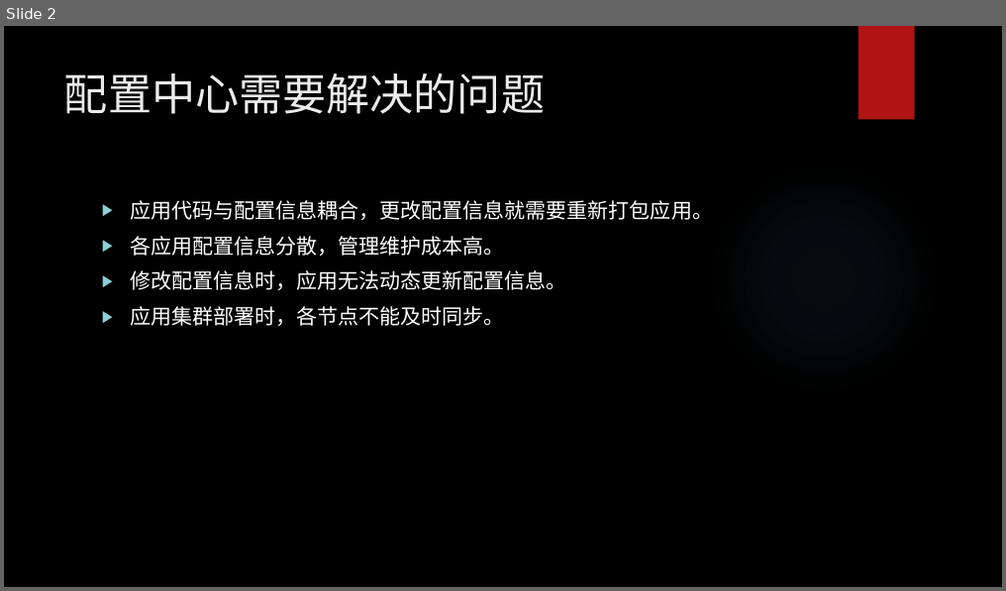
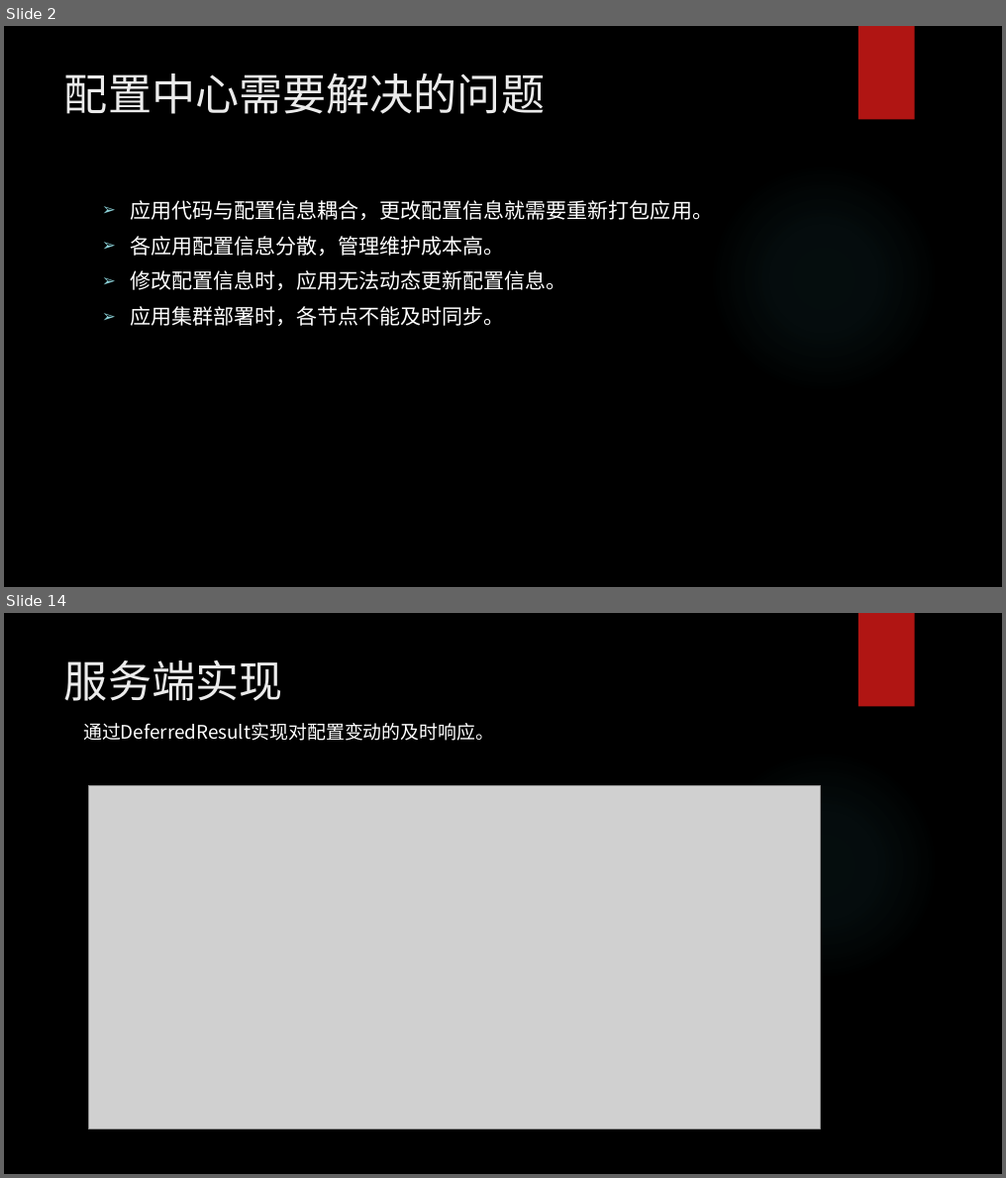
Before and after one commit to llggttd/sources, a slide deck: conf/分布式配置中心.pptx. Shown one above the other, each under a label of ours: slide 2 before the commit, slides 2 and 14 after it; the slides between them are not shown. The pictures are 1006x591 and 1006x1178 pixels, drawn with LibreOffice and Linux fonts; fonts in the diff are those of the drawing; grey boxes stand for pictures; background and template pictures are left out. Boxes give left, top, right and bottom in pixels: in the first picture for what was removed or moved away, otherwise in the second. Text is boxed around its words. In the diff, an @@ line names an element or a change of style, - is before the commit and + after.

```diff
--- a/conf/分布式配置中心.pptx
+++ b/conf/分布式配置中心.pptx
@@ slide 14 added at (4,613,1002,1174), background picture (left out); not listed: 2 template elements that a slide beside it also shows @@
@@ title added at (64,661,283,701), 42 pt, text #EBEBEB @@
+服务端实现
@@ text added at (83,723,494,741), 18 pt, text #FFFFFF @@
+通过DeferredResult实现对配置变动的及时响应。
@@ picture added at (88,786,820,1130) @@
@@ slide 2 changed as well @@
@@ text "应用代码与配置信息耦合，更改配置信息就需要重新打包应用。" at (130,200,713,326): font TeX Gyre Adventor to Noto Sans CJK SC; bullet ▶ to ➢ @@
```
Also in this commit, not shown: 1 other slide changed, 12 other slides added, 6 other files.
